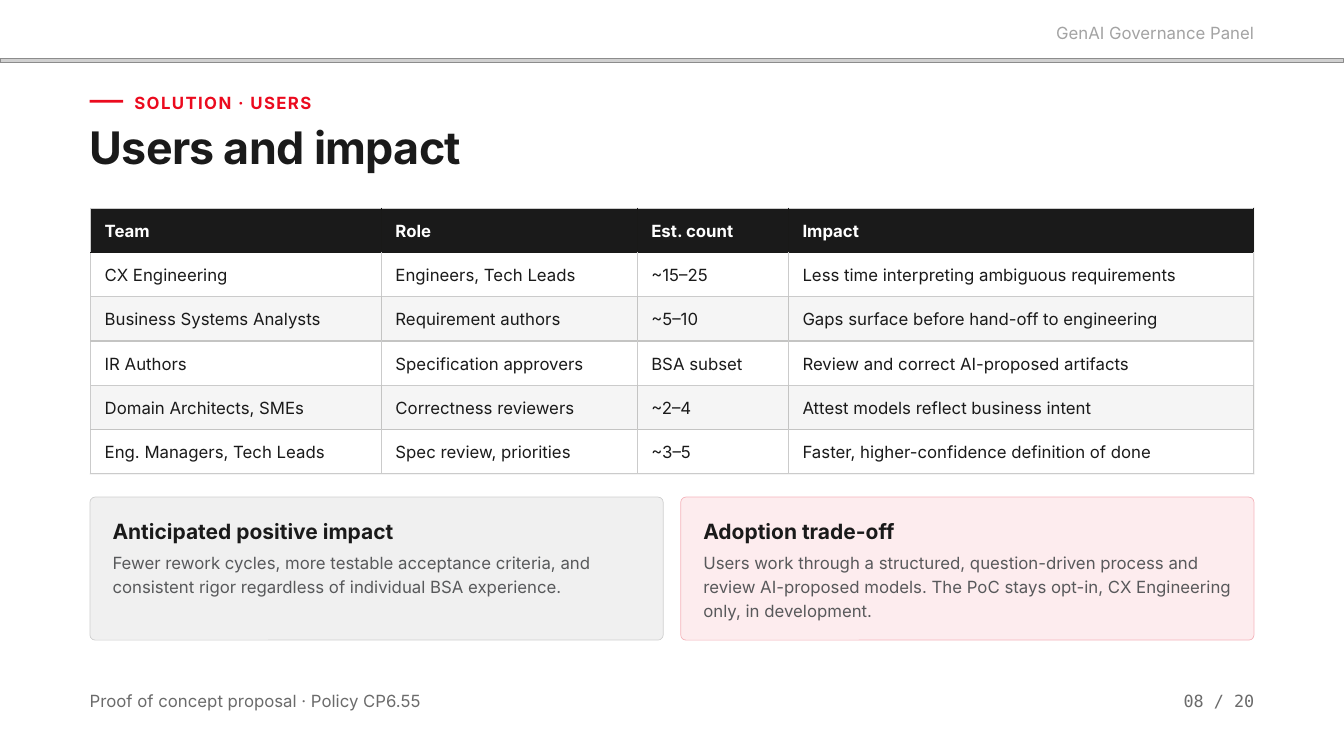
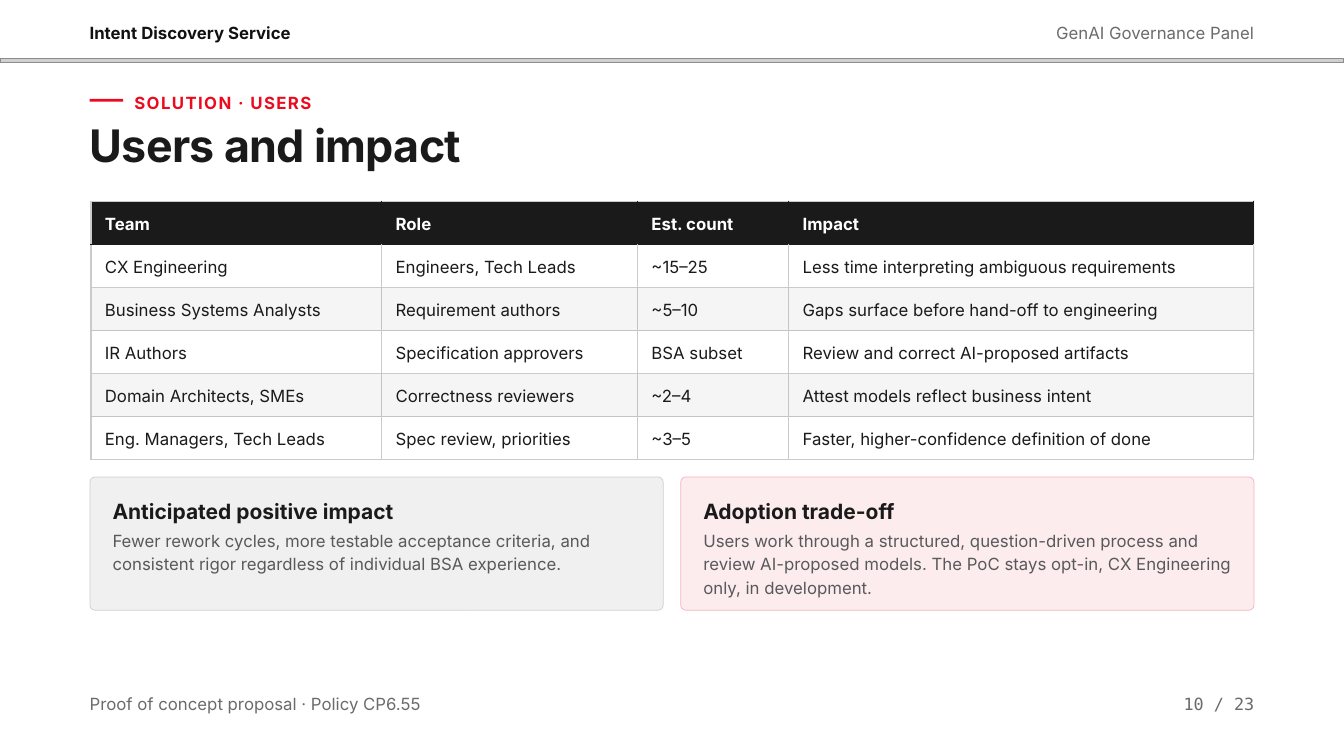
Before and after one commit to pavankumargoli/Machine-Learning-Featurization-and-TSNE, a slide deck: slide 10 of Intent Discovery Service — GenAI Council v4.pptx (slide 8 before the commit). Drawn at 1344x756 pixels with LibreOffice and Linux fonts; fonts in the diff are those of the drawing; grey boxes stand for pictures. Boxes give left, top, right and bottom in pixels: in the first picture for what was removed or moved away, otherwise in the second. Text is boxed around its words. In the diff, an @@ line names an element or a change of style, - is before the commit and + after.

```diff
--- a/Intent Discovery Service — GenAI Council v4.pptx
+++ b/Intent Discovery Service — GenAI Council v4.pptx
@@ text added at (x1=90, y1=26, x2=291, y2=43), 12 pt, text #111111, bold @@
+Intent Discovery Service
@@ text "GenAI Governance Panel" at (x1=1056, y1=26, x2=1254, y2=39): text colour #A3A3A3 to #6B6B6B @@
@@ table resized from (x1=91, y1=209, x2=1254, y2=474) to (x1=91, y1=202, x2=1253, y2=454) @@
@@ line moved from (1254, 208) - (1254, 475) to (1254, 200) - (1254, 455) @@
@@ 2 texts, 1 line moved together from (x1=90, y1=474, x2=1254, y2=544) to (x1=90, y1=454, x2=1254, y2=524) @@
@@ rounded rectangle at (x1=90, y1=477, x2=663, y2=610): proportions changed @@
@@ rounded rectangle resized from (x1=90, y1=497, x2=663, y2=640) to (x1=90, y1=477, x2=663, y2=610) @@
@@ rounded rectangle resized from (x1=681, y1=497, x2=1254, y2=640) to (x1=681, y1=477, x2=1254, y2=610) @@
@@ rounded rectangle at (x1=681, y1=477, x2=1254, y2=610): proportions changed @@
@@ text "Fewer rework cycles, more testable ..." moved from (x1=113, y1=556, x2=591, y2=597) to (x1=113, y1=534, x2=591, y2=574) @@
@@ text "Users work through a structured, ..." moved from (x1=703, y1=556, x2=1231, y2=621) to (x1=703, y1=534, x2=1231, y2=598) @@
@@ text removed at (x1=1184, y1=694, x2=1254, y2=707) @@
-08 / 20
@@ text added at (x1=1184, y1=697, x2=1254, y2=710), 12 pt, text #6B6B6B @@
+10 / 23
```
Also in this commit, not shown: 18 other slides changed, 4 slides added, 1 slide removed.
